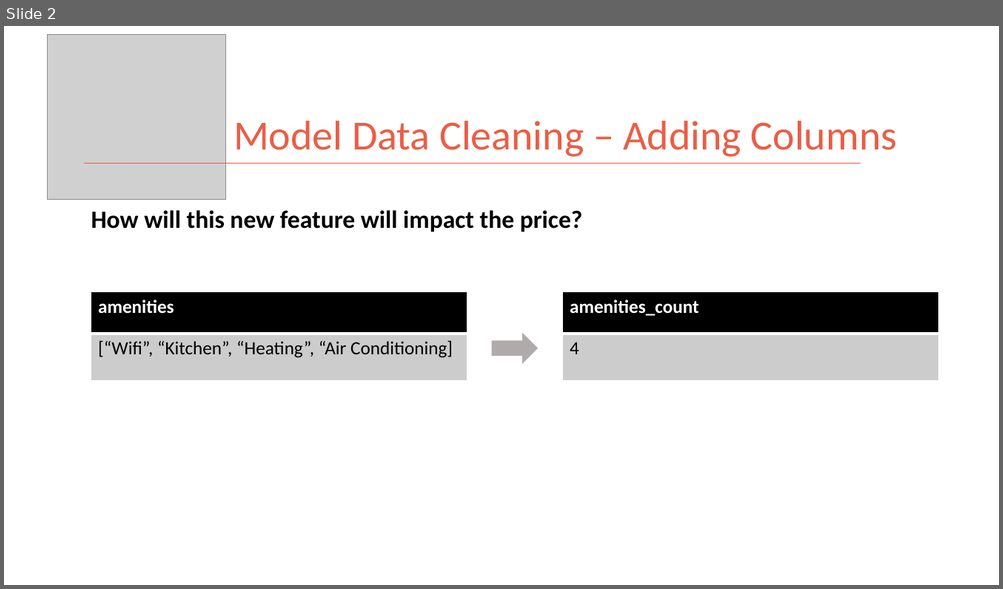
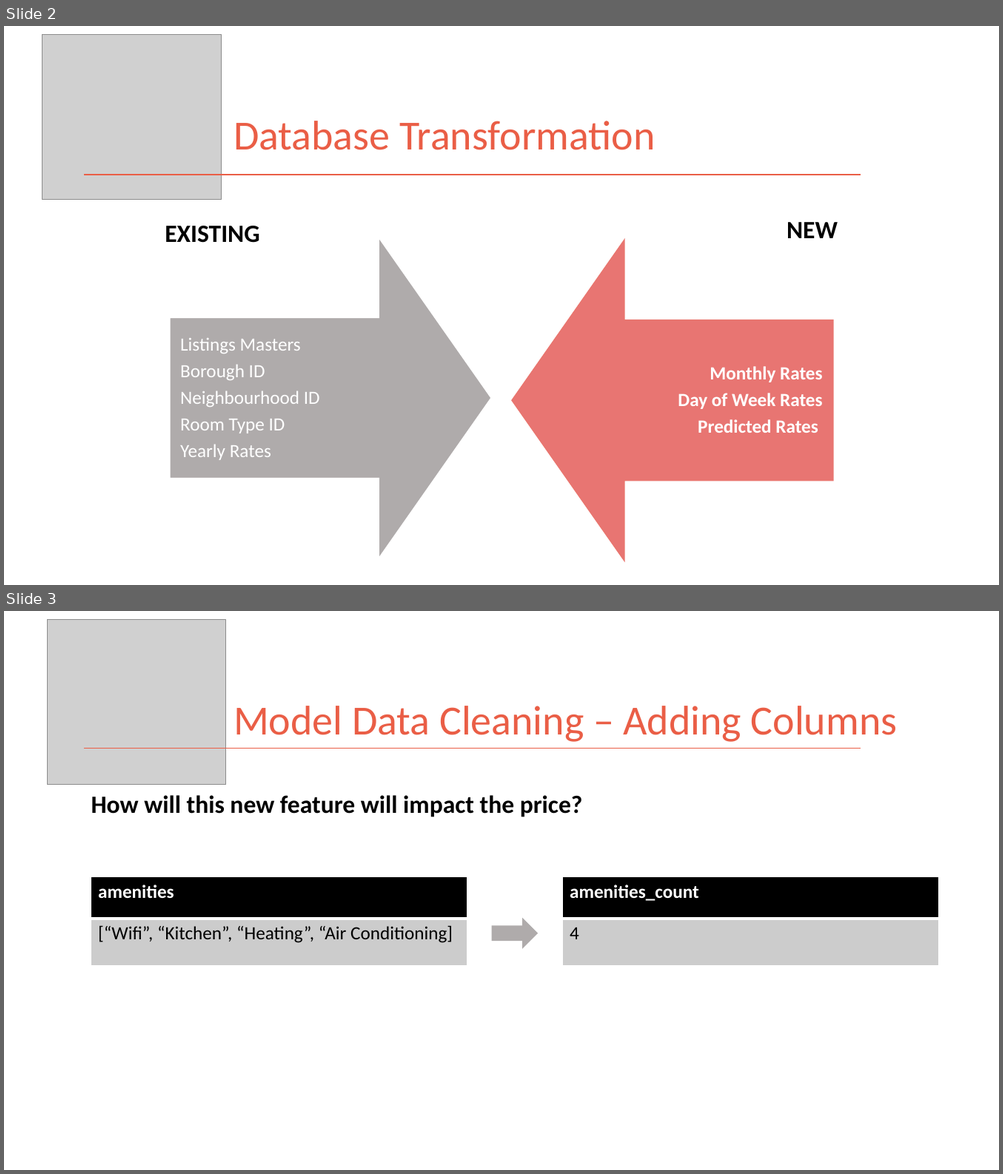
Before and after one commit to kman4/AirbnbPredictions, a slide deck: Airbnb Price Predictions (Model).pptx. Shown one above the other, each under a label of ours: slide 2 before the commit, slides 2 and 3 after it. The pictures are 1003x589 and 1003x1174 pixels, drawn with LibreOffice and Linux fonts; fonts in the diff are those of the drawing; grey boxes stand for pictures. Boxes give left, top, right and bottom in pixels: in the first picture for what was removed or moved away, otherwise in the second. Text is boxed around its words. In the diff, an @@ line names an element or a change of style, - is before the commit and + after.

```diff
--- a/Airbnb Price Predictions (Model).pptx
+++ b/Airbnb Price Predictions (Model).pptx
@@ slide 2 added at [4, 26, 999, 585], background #FFFFFF @@
@@ picture added at [42, 35, 220, 200] @@
@@ title added at [233, 121, 654, 150], 40 pt, text #EA5E46 @@
+Database Transformation
@@ line added from (84, 175) to (860, 175), #EA5E46 1 pt @@
@@ text added at [786, 222, 837, 238], 24 pt, text #000000, bold @@
+NEW
@@ text added at [165, 226, 259, 243], 24 pt, text #000000, bold @@
+EXISTING
@@ group added at [170, 238, 834, 562]: 2 down arrows, 2 texts @@
+Listings Masters
+Borough ID
+Neighbourhood ID
+Room Type ID
+Yearly Rates
+Monthly Rates
+Day of Week Rates
+Predicted Rates
@@ what was slide 2 is now slide 3 @@
```
Also in this commit, not shown: 4 slides changed, 2 other slides added, 3 slides removed, 2 other files.
